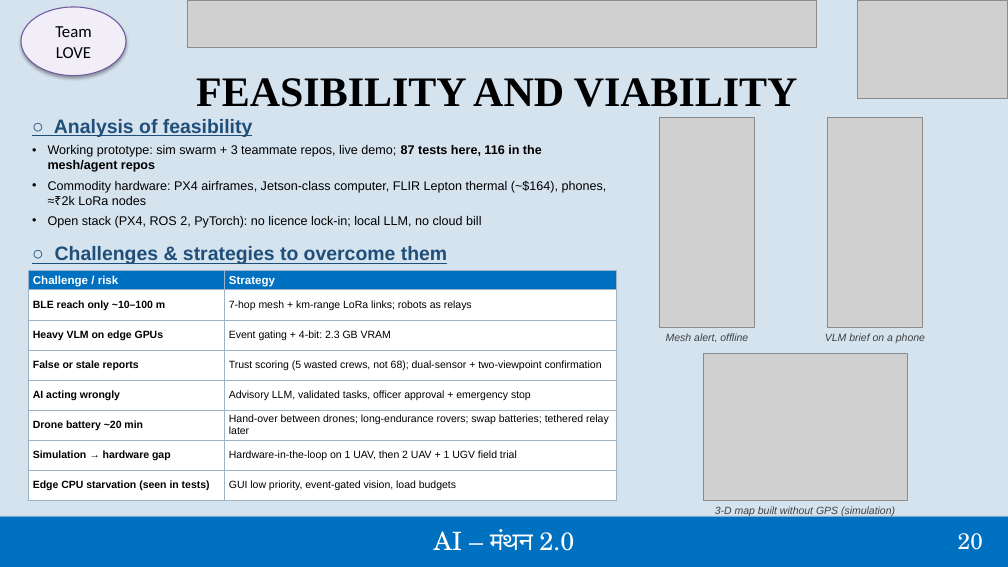
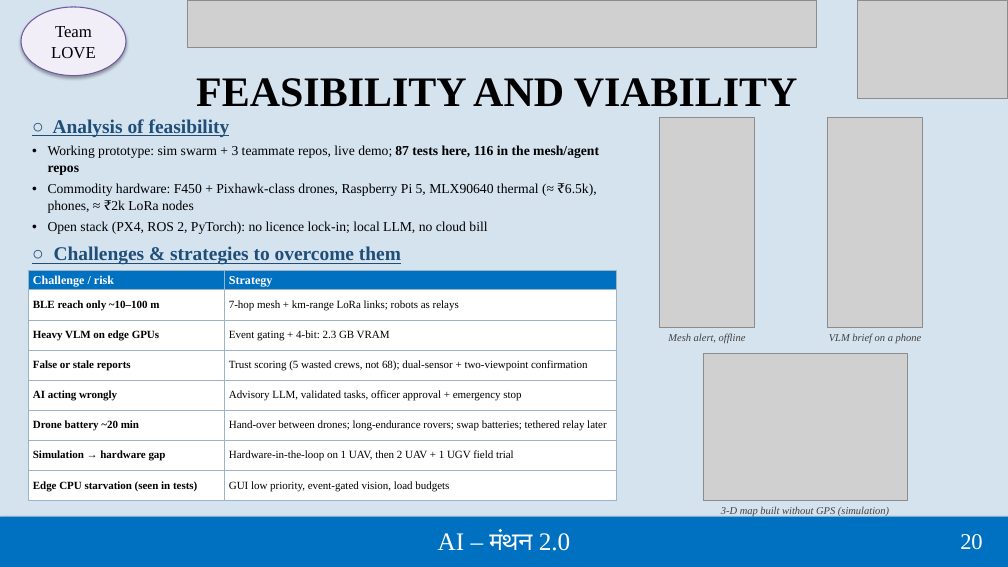
Before and after one commit to TejasGogawale/Drone-swarm, a slide deck: slide 20 of pitch/SwarmRescue_AI_Manthan.pptx. Drawn at 1008x567 pixels with LibreOffice and Linux fonts; fonts in the diff are those of the drawing; grey boxes stand for pictures. Boxes give left, top, right and bottom in pixels: in the first picture for what was removed or moved away, otherwise in the second. Text is boxed around its words. In the diff, an @@ line names an element or a change of style, - is before the commit and + after.

Commit message:
docs: add comprehensive README for Drone-Swarm and update pitch deck

```diff
--- a/pitch/SwarmRescue_AI_Manthan.pptx
+++ b/pitch/SwarmRescue_AI_Manthan.pptx
@@ ellipse "Team" at [21,7,126,76]: font Calibri to Times New Roman @@
@@ text at [48,145,599,234]: size 12 to 13 pt, font Arial to Times New Roman in "Working prototype: sim swarm + 3 teammate ...", "Open stack (PX4, ROS 2, PyTorch): no ..." @@
@@ text at [48,183,597,213]: text changed; size 12 to 13 pt; font Arial to Times New Roman @@
-• Commodity hardware: PX4 airframes, Jetson-class computer, FLIR Lepton thermal (~$164), phones, ≈₹2k LoRa nodes
+• Commodity hardware: F450 + Pixhawk-class drones, Raspberry Pi 5, MLX90640 thermal (≈ ₹6.5k), phones, ≈ ₹2k LoRa nodes
@@ table at [28,270,616,501] @@
@@ size 11 to 11.5 pt in "Challenge / risk", "Strategy" @@
@@ font Arial to Times New Roman, size 10 to 10.5 pt @@
@@ font Arial to Times New Roman in 5 elements at [53,119,230,137], [54,246,401,265], [668,333,746,343], [829,333,922,344], [721,507,889,517] @@
@@ text "AI – मंथन 2.0" at [438,531,571,551]: font TeX Gyre Schola to Times New Roman @@
@@ text "20" at [960,534,983,550]: font TeX Gyre Schola to Times New Roman @@
```
Also in this commit, not shown: 24 other slides changed, 2 slides added, 3 slides removed, 1 other file.
